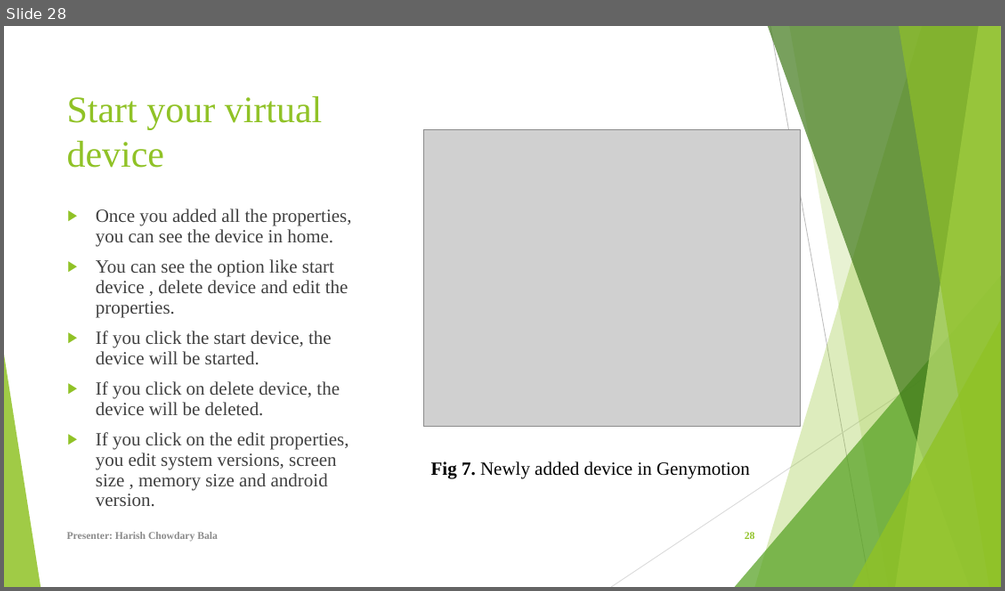
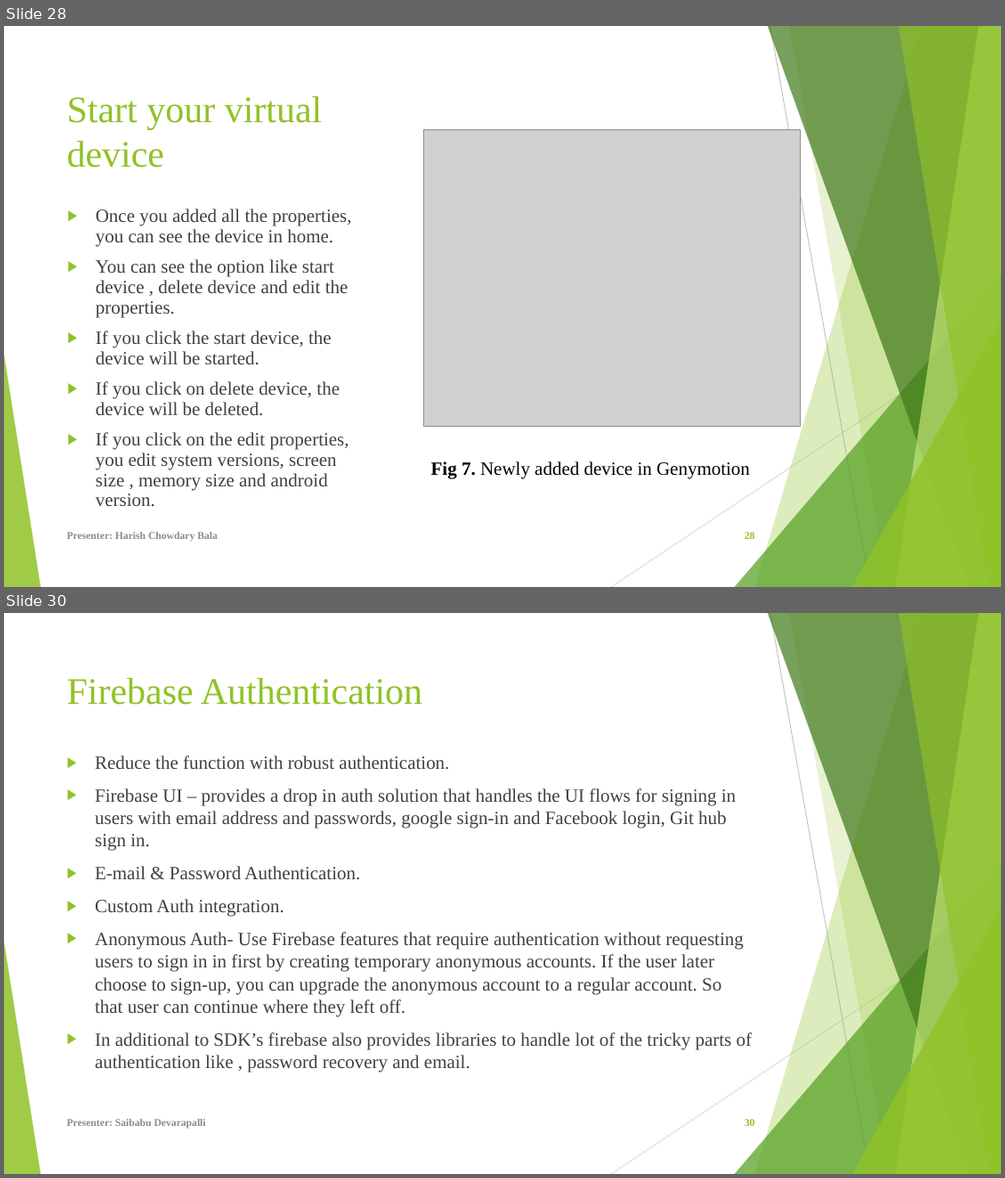
Before and after one commit to Sec03Team05Fall22GDP1/FreebiesforNewbies, a slide deck: Project_Files/Sprint 6/FreeBies For NewBies (2).pptx. Shown one above the other, each under a label of ours: slide 28 before the commit, slides 28 and 30 after it; the slides between them are not shown. The pictures are 1005x591 and 1005x1178 pixels, drawn with LibreOffice and Linux fonts; fonts in the diff are those of the drawing; grey boxes stand for pictures. Boxes give left, top, right and bottom in pixels: in the first picture for what was removed or moved away, otherwise in the second. Text is boxed around its words. In the diff, an @@ line names an element or a change of style, - is before the commit and + after.

Commit message:
Added Firebase Database presentation slides.

```diff
--- a/Project_Files/Sprint 6/FreeBies For NewBies (2).pptx
+++ b/Project_Files/Sprint 6/FreeBies For NewBies (2).pptx
@@ slide 30 added at [4, 613, 1001, 1174], background #FFFFFF; not listed: 10 template elements that a slide beside it also shows @@
@@ title added at [67, 678, 422, 705], 36 pt, text #90C226 @@
+Firebase Authentication
@@ text added at [95, 755, 752, 1072], 18 pt, text #404040 @@
+▶ Reduce the function with robust authentication.
+▶ Firebase UI – provides a drop in auth solution that handles the UI flows for signing in users with email address and passwords, google sign-in and Facebook login, Git hub sign in.
+▶ E-mail & Password Authentication.
+▶ Custom Auth integration.
+▶ Anonymous Auth- Use Firebase features that require authentication without requesting users to sign in in first by creating temporary anonymous accounts. If the user later choose to sign-up, you can upgrade the anonymous account to a regular account. So that user can continue where they left off.
+▶ In additional to SDK’s firebase also provides libraries to handle lot of the tricky parts of authentication like , password recovery and email.
@@ text added at [67, 1119, 206, 1128], 10 pt, text #8C8C8C, bold @@
+Presenter: Saibabu Devarapalli
@@ page number added at [744, 1119, 755, 1126], 10 pt, text #90C226, bold @@
+30
```
Also in this commit, not shown: 3 other slides added.
